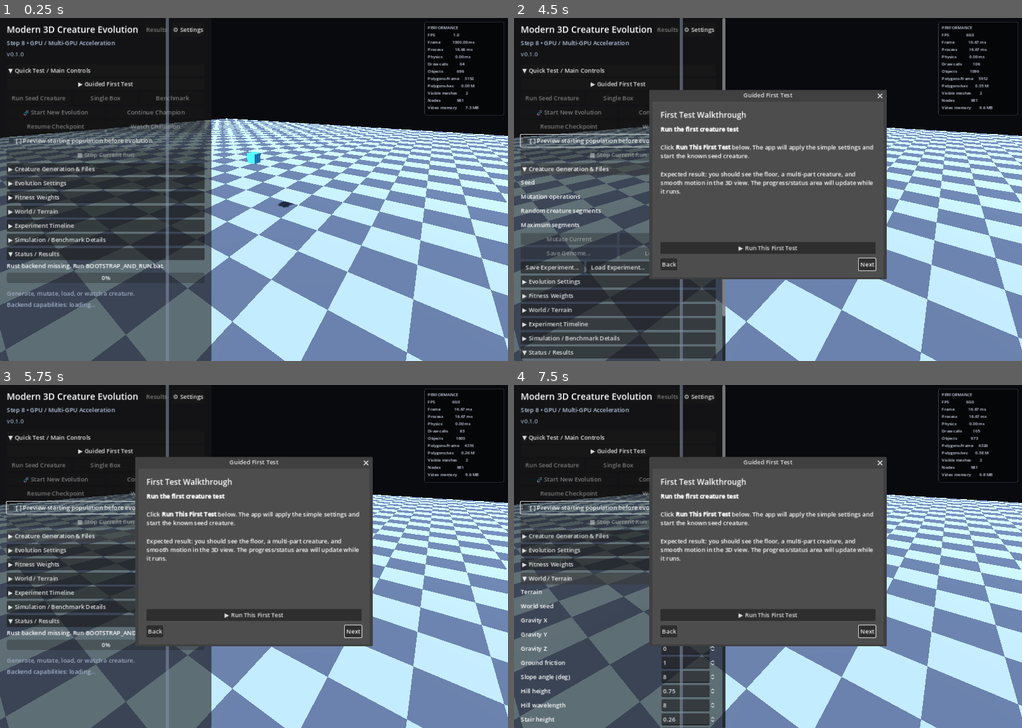
Above: before the commit, frames 1-4 (two rows, left to right).
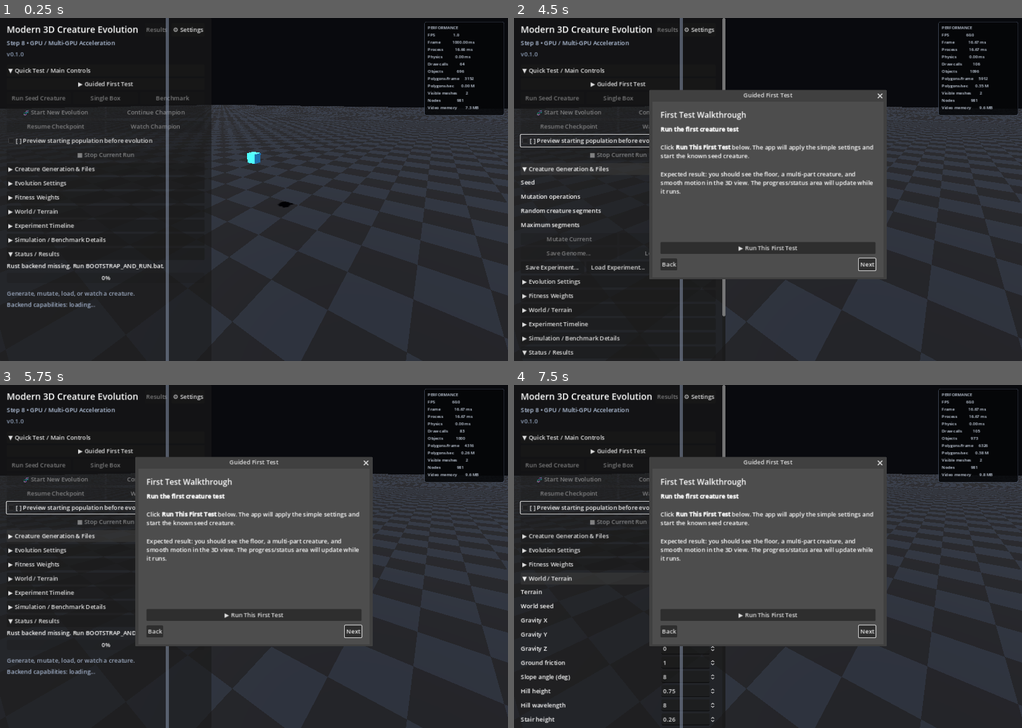
Above: after the commit, the same moments.

Repository: Quest79/Modern-3D-Creature-Evolution
Game: Godot game, scene res://main.tscn
Same seed, same stepped clock (60 frames per second), same inputs: the game is played once before the commit and once after it.
Inputs:
- Up to frame 1 (0.25 s): no input
- Up to frame 2 (4.5 s): click "▶ Guided First Test" at 0.5 s; click "Next" at 1.25 s; click "Next" at 2 s; click "[ ] Preview starting populati…" at 2.75 s; click "[X] Preview starting populati…" at 3.5 s; click "▶ Creature Generation & Files" at 4.25 s
- Up to frame 3 (5.75 s): click "▼ Creature Generation & Files" at 5 s
- Up to frame 4 (7.5 s): click "▶ Fitness Weights" at 5.75 s; click "▼ Fitness Weights" at 6.5 s; click "▶ World / Terrain" at 7.25 s

The runs differ from the first frame. In frame 1, 66% of the frame differs, in the area x 0-100%, y 25-100%; in frame 2, 44%; in frame 3, 44%; in frame 4, 45%.

Commit message:
Make preview ground 500m and darken checkerboard

Diff:
--- a/apps/godot/main.gd
+++ b/apps/godot/main.gd
@@ -2964,7 +2964,7 @@
         "gravity": [_gravity_x, _gravity_y, _gravity_z],
         # 100 m x 100 m square platform. This is a little over 4x the area
         # of the old 100 m x 24 m runway and gives creatures room to move.
-        "ground_half_extents": [50.0, 0.1, 50.0],
+        "ground_half_extents": [250.0, 0.1, 250.0],
         "ground_friction": _ground_friction,
         "terrain": _terrain_kind,
         "seed": _world_seed,
@@ -3063,7 +3063,7 @@
 
 
 func _build_world_fallback(world_config: Dictionary) -> void:
-    var half_value = world_config.get("ground_half_extents", [50.0, 0.1, 50.0])
+    var half_value = world_config.get("ground_half_extents", [250.0, 0.1, 250.0])
     var half := [50.0, 0.1, 50.0]
     if typeof(half_value) == TYPE_ARRAY and half_value.size() >= 3:
         half = [
@@ -3095,8 +3095,8 @@
 shader_type spatial;
 render_mode diffuse_burley, specular_schlick_ggx;
 
-uniform vec3 checker_dark : source_color = vec3(0.24, 0.29, 0.37);
-uniform vec3 checker_light : source_color = vec3(0.46, 0.54, 0.66);
+uniform vec3 checker_dark : source_color = vec3(0.04, 0.045, 0.055);
+uniform vec3 checker_light : source_color = vec3(0.08, 0.09, 0.11);
 uniform float checker_size = 2.0;
 
 varying vec3 checker_world_position;
